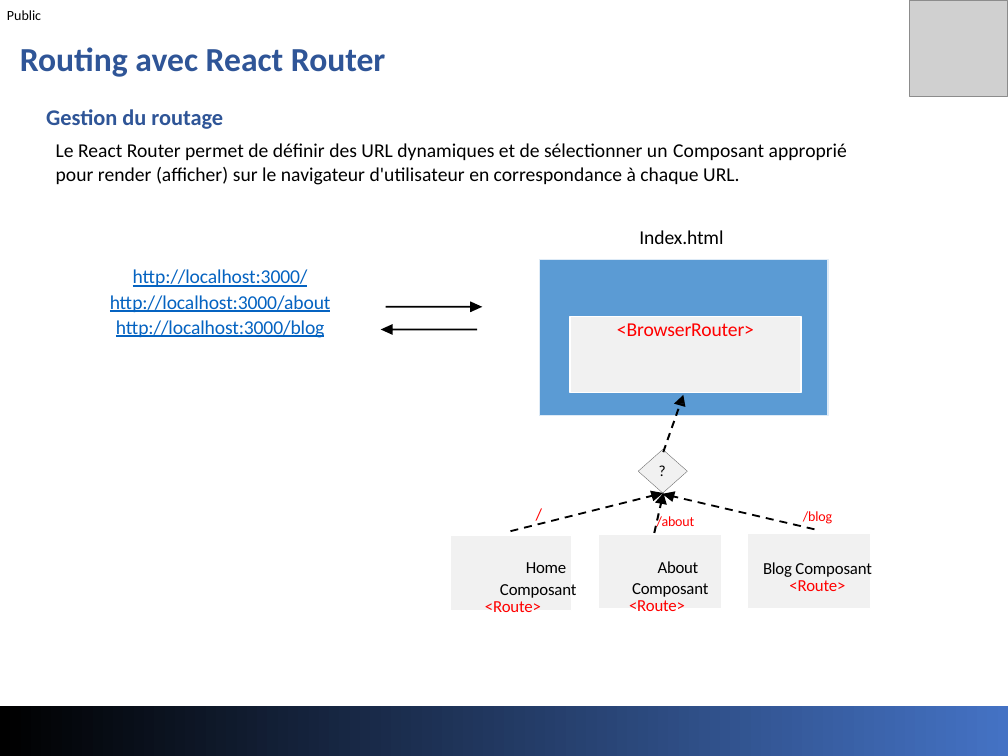
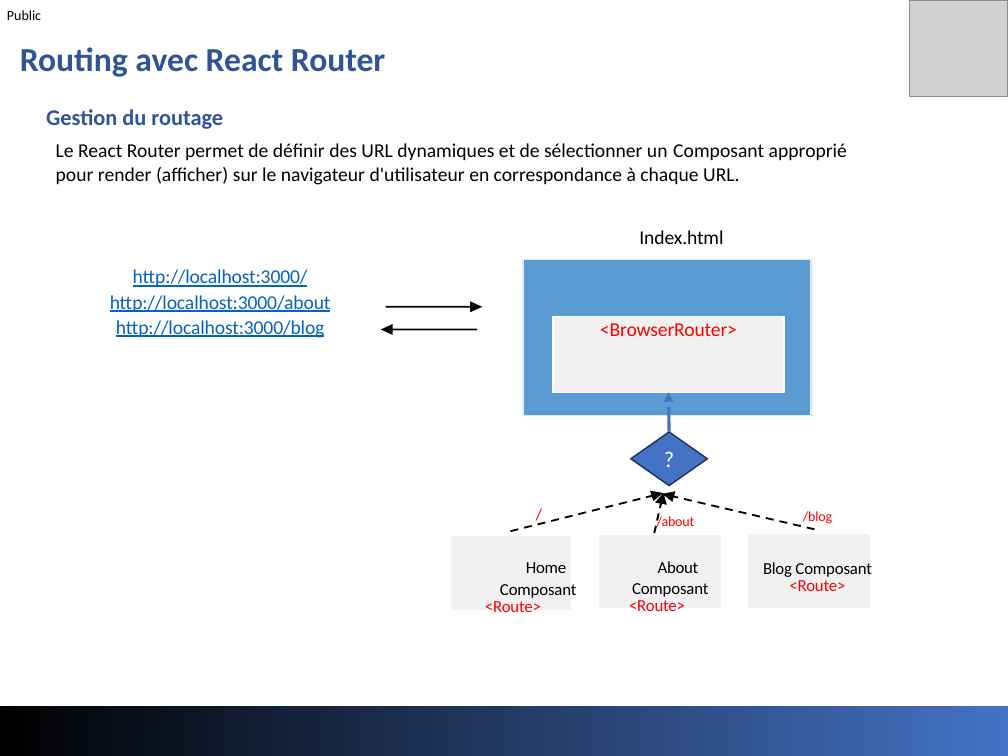
Before and after one commit to jeouit/REACT, a slide deck: slide 83 of Formation Front-V1-4.pptx (slide 84 before the commit). Drawn at 1008x756 pixels with LibreOffice and Linux fonts; fonts in the diff are those of the drawing; grey boxes stand for pictures. Boxes give left, top, right and bottom in pixels: in the first picture for what was removed or moved away, otherwise in the second. Text is boxed around its words. In the diff, an @@ line names an element or a change of style, - is before the commit and + after.

```diff
--- a/Formation Front-V1-4.pptx
+++ b/Formation Front-V1-4.pptx
@@ freeform shape: place and size @@
-freeform shape at <box>539,259,828,415</box>
+freeform shape at <box>523,259,811,415</box>
@@ freeform shape: place and size @@
-freeform shape at <box>539,259,828,415</box>
+freeform shape at <box>524,259,812,415</box>
@@ rectangle "<BrowserRouter>": place and size @@
-rectangle "<BrowserRouter>" at <box>570,317,800,392</box>
+rectangle "<BrowserRouter>" at <box>552,317,783,392</box>
@@ arrow added from (669, 432) to (668, 392), #4472C4 2.25 pt dashed @@
@@ diamond added at <box>631,432,708,486</box>, fill #4472C4, outline #1E3256 1 pt, 16 pt, text #FFFFFF @@
+?
@@ group removed at <box>638,395,687,493</box>: 3 freeform shapes, 1 text @@
-?
```
Also in this commit, not shown: 8 other slides changed, 8 slides added, 7 slides removed.
